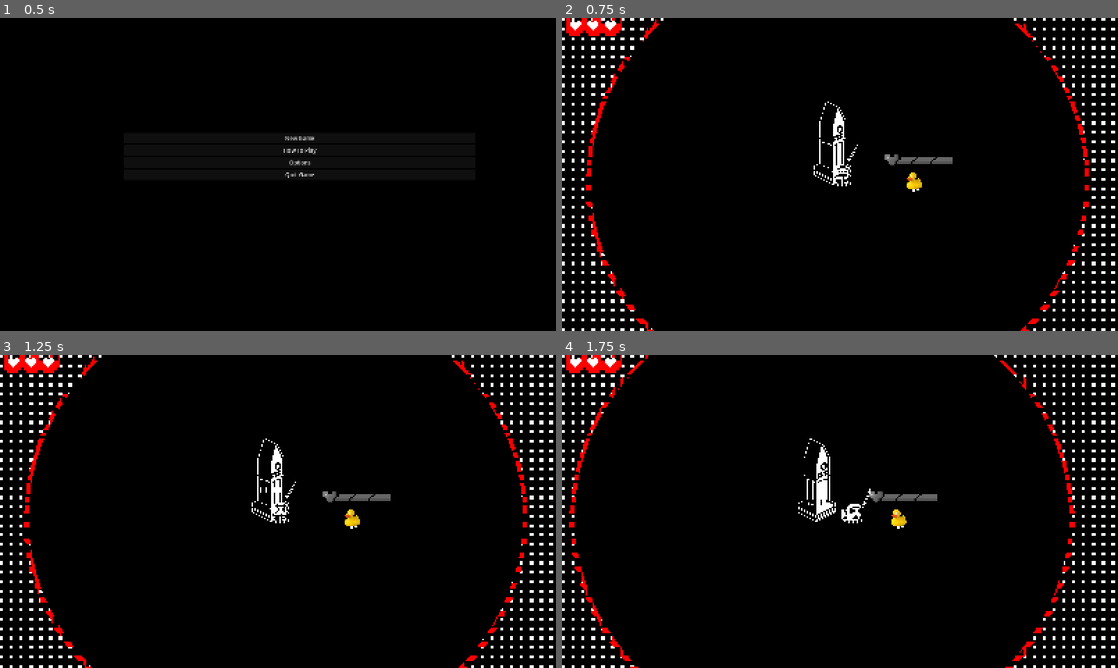
Above: before the commit, frames 1-4 (two rows, left to right).
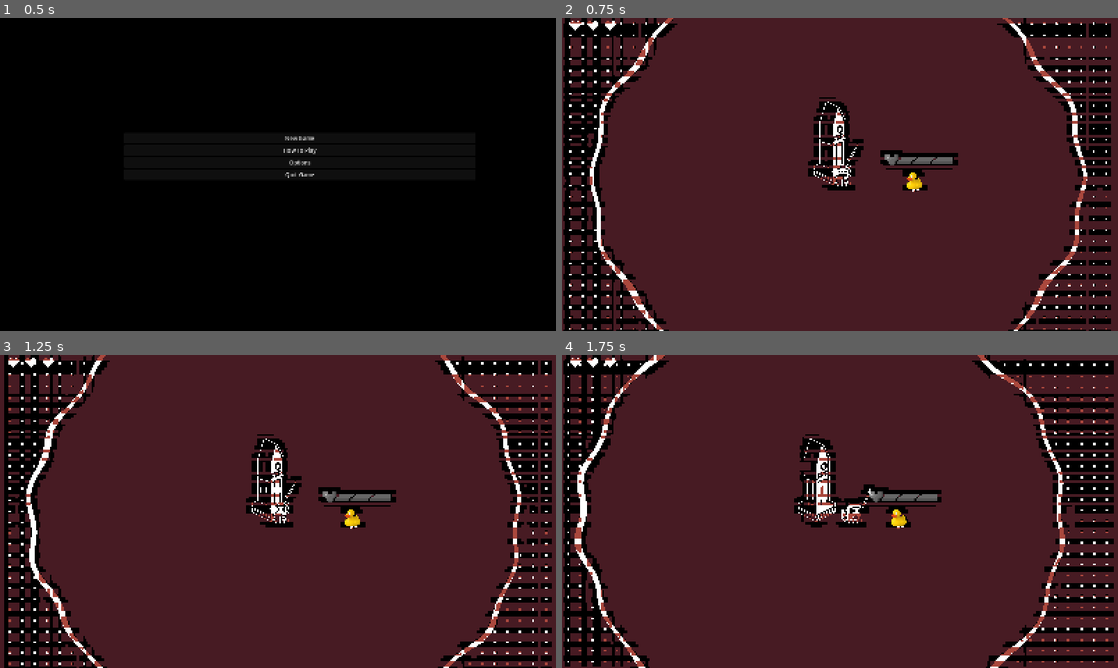
Above: after the commit, the same moments.

Repository: arrowira/shrine2Cjam
Game: Godot game, scene res://Scenes/main_menu.tscn
The game is run twice, just before and just after one commit, with the same random seed, the same clock (stepped at 60 frames per second) and the same inputs. The engine's default icon, where the game draws it, is replaced by a stand-in: a white triangle on a blue panel in a dark square.
Inputs (mouse positions are in pixels of both pictures, inside the frame that each line leads up to):
- Up to frame 1 (0.5 s): no input
- Up to frame 2 (0.75 s): click "New Game" at 0.5 s
- Up to frame 3 (1.25 s): no input
- Up to frame 4 (1.75 s): move the mouse to (962, 495) at 1.27 s; hold Right (right) from 1.28 s (still down); click (962, 495) at 1.35 s

Frame 1 is identical in both runs. In frame 2, 89% of the frame differs, in the area x 0-100%, y 0-100%; in frame 3, 89%; in frame 4, 88%.

Commit message:
tuff shrine border shader

Diff:
--- a/shrine-jam/Scenes/main.tscn
+++ b/shrine-jam/Scenes/main.tscn
@@ -15,6 +15,8 @@
 
 [sub_resource type="ShaderMaterial" id="ShaderMaterial_kry3j"]
 shader = ExtResource("6_21xkr")
+shader_parameter/darkColor = Color(0.2784677, 0.106476955, 0.13760248, 1)
+shader_parameter/lightColor = Color(0.6686414, 0.28265265, 0.23740968, 1)
 
 [node name="Main" type="Node2D" unique_id=1040881665]
 script = ExtResource("1_jjvhh")
--- a/shrine-jam/colorapplication.gdshader
+++ b/shrine-jam/colorapplication.gdshader
@@ -3,11 +3,7 @@
 uniform vec4 darkColor: source_color = vec4(0,0,0,1);
 uniform vec4 lightColor: source_color = vec4(1,1,1,1);
 
-void vertex() {
-	// Called for every vertex the material is visible on.
-}
 
-uniform int dotFreq = 3;
 
 void fragment() {
 	vec4 underColor = texture(screenTexture, SCREEN_UV);
@@ -18,16 +14,6 @@
 	else if (underColor == vec4(1,1,1,1)){
 		COLOR = lightColor;
 	}
-	else if (underColor == vec4(1,0,0,1)){
-		int qx = int((UV.x*100.0)/1.0 * 1.7);
-		int qy = int((UV.y*100.0)/1.0);
-		if (qx%dotFreq == 0 && qy%dotFreq == 0){
-			COLOR = lightColor;
-		}else{
-			COLOR = darkColor;
-		}
-
-	}
 	else{
 		COLOR = underColor;
 	}
--- a/shrine-jam/scripts/shrine_border.gd
+++ b/shrine-jam/scripts/shrine_border.gd
@@ -3,7 +3,7 @@
 
 
 func _ready() -> void:
-	change_radius(0.01)
+	change_radius(0.1)
 
 
 @onready var mat: ShaderMaterial = material
--- a/shrine-jam/shrine_border.gdshader
+++ b/shrine-jam/shrine_border.gdshader
@@ -7,14 +7,31 @@
 }
 
 void fragment() {
+	float t = TIME;
+	float dotSize = 1.0;
+	float ux = UV.x + cos(t+UV.x*20.0)/500.0;
+	float uy = UV.y + sin(t+UV.y*20.0)/500.0;
+	int dotMod = 5;
 	float d = pow(pow(UV.x-0.5,2) + pow(UV.y-0.5,2), 0.5);
 	if (d<radius){
 		COLOR = vec4(0,0,0,0);
 	}
 	else{
-		COLOR = vec4(1,0,0,1);
+		int qx = int((ux * 1000.0)/dotSize);
+		int qy = int((uy * 1000.0)/dotSize);
+
+		if (qx % dotMod == 0 && qy % dotMod == 0){
+			COLOR = vec4(1,1,1,1);
+		}
+		else{
+			COLOR = vec4(0,0,0,1);
+		}
 	}
-
+	float angle = atan(UV.y,UV.x);
+	float margin = sin((UV.x + t/80.0)*200.0)/800.0 + sin((UV.y + t/60.0)*200.0)/800.0;
+	if (d>radius+(margin-0.003) && d<radius+margin-0.001){
+		COLOR = vec4(1,1,1,1);
+	}
 }
 
 //void light() {
